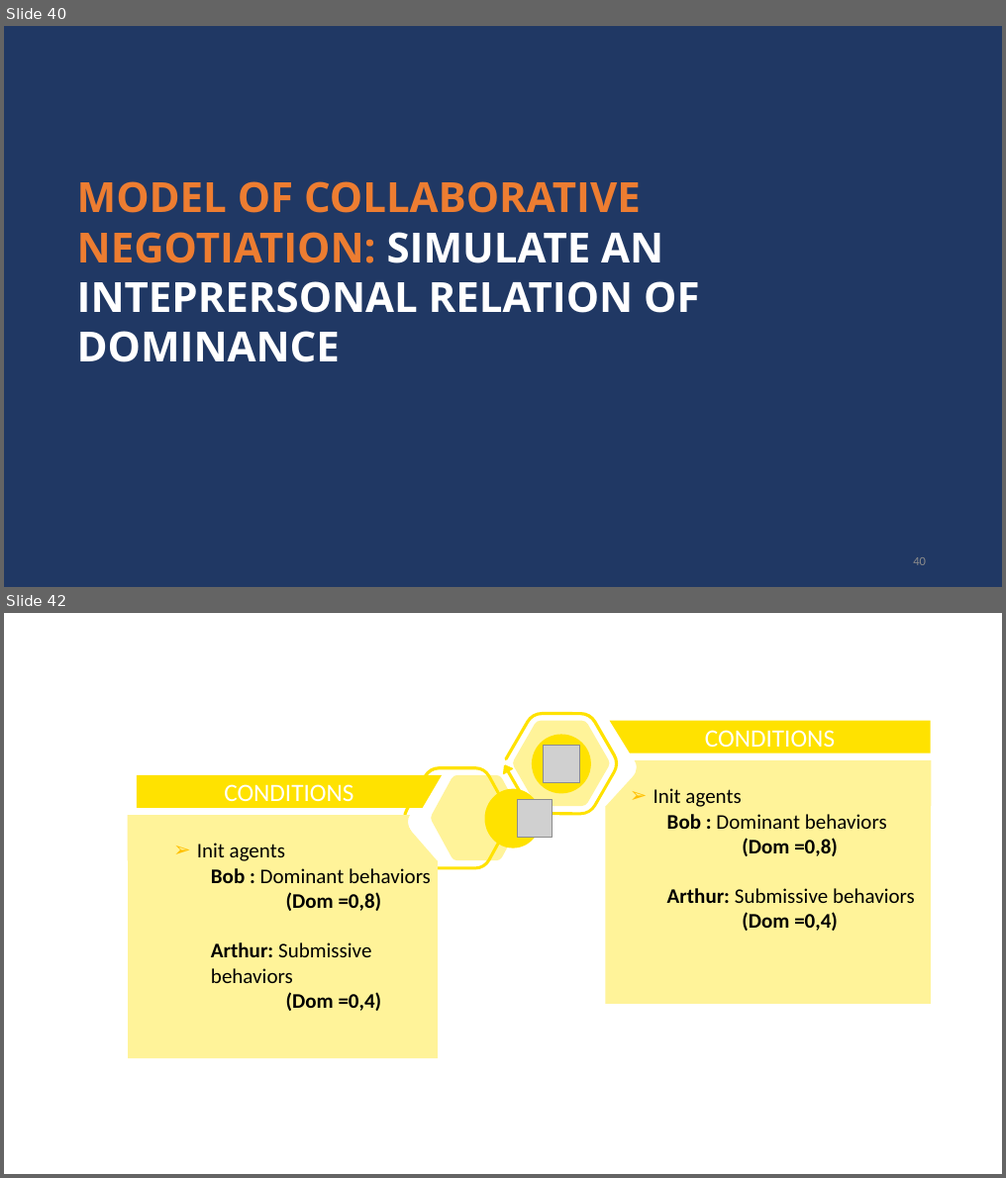
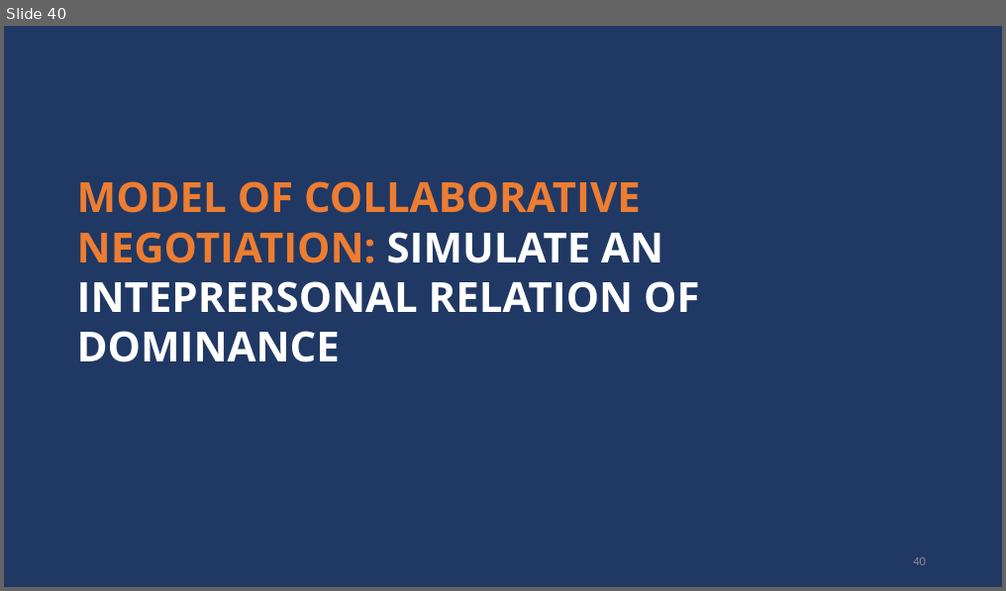
Before and after one commit to Olydia/Discolog, a slide deck: thesis_v2/presentation/thses.pptx. Shown one above the other, each under a label of ours: slides 40 and 42 before the commit, slide 40 after it; the slides between them are not shown. The pictures are 1006x1178 and 1006x591 pixels, drawn with LibreOffice and Linux fonts; fonts in the diff are those of the drawing; grey boxes stand for pictures. Boxes give left, top, right and bottom in pixels: in the first picture for what was removed or moved away, otherwise in the second. Text is boxed around its words. In the diff, an @@ line names an element or a change of style, - is before the commit and + after.

```diff
--- a/thesis_v2/presentation/thses.pptx
+++ b/thesis_v2/presentation/thses.pptx
@@ slide 42 removed at <box>4,613,1002,1174</box>, background #FFFFFF @@
@@ freeform shape removed at <box>503,712,619,815</box> @@
@@ freeform shape removed at <box>513,721,610,806</box> @@
@@ freeform shape removed at <box>610,721,931,754</box> @@
-CONDITIONS
@@ ellipse removed at <box>532,735,591,793</box> @@
@@ picture removed at <box>543,746,580,783</box> @@
@@ freeform shape removed at <box>605,761,931,1004</box> @@
@@ freeform shape removed at <box>137,775,442,808</box> @@
-CONDITIONS
@@ freeform shape removed at <box>403,766,512,869</box> @@
@@ freeform shape removed at <box>431,775,522,861</box> @@
@@ ellipse removed at <box>484,789,541,848</box> @@
@@ text removed at <box>653,788,915,931</box> @@
-➢ Init agents
-  Bob : Dominant behaviors
-  (Dom =0,8)
-  Arthur: Submissive behaviors
-  (Dom =0,4)
@@ freeform shape removed at <box>128,815,438,1059</box> @@
@@ picture removed at <box>517,800,552,838</box> @@
@@ text removed at <box>197,843,431,1011</box> @@
-➢ Init agents
-  Bob : Dominant behaviors
-  (Dom =0,8)
-  Arthur: Submissive behaviors
-  (Dom =0,4)
```
Also in this commit, not shown: 1 slide changed, 4 slides added, 1 other slide removed.
